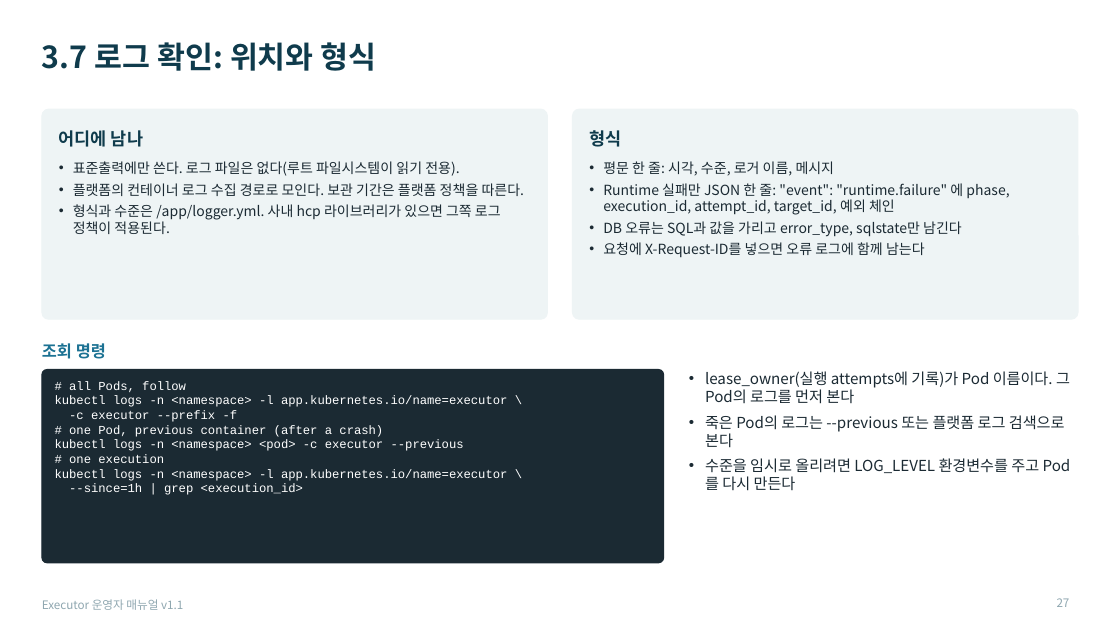
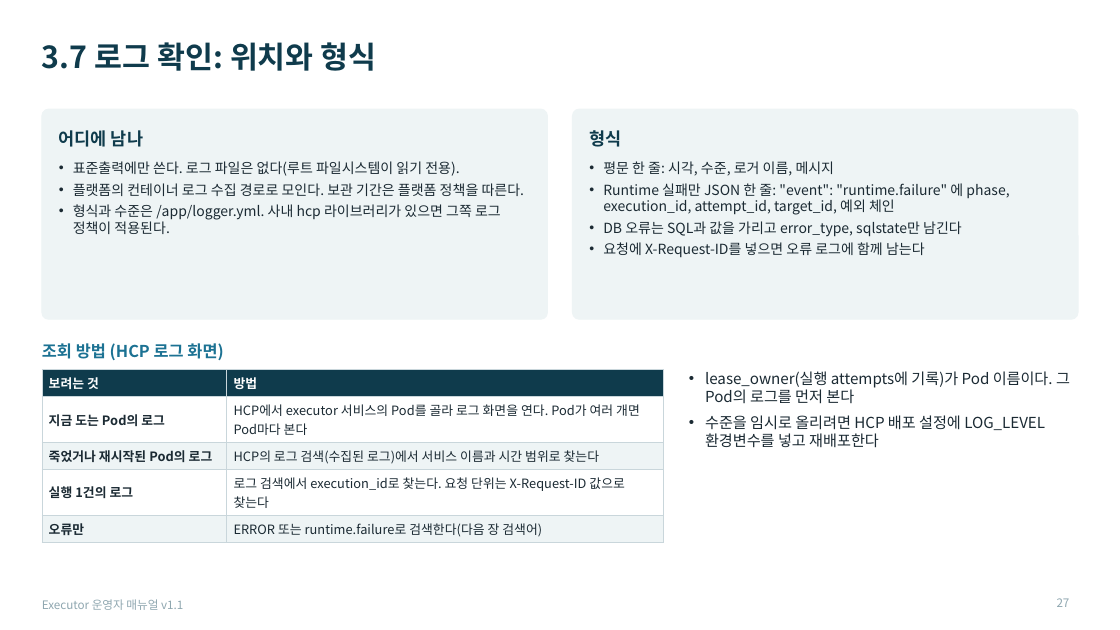
Before and after one commit to KimHwaJin/executor, a slide deck: slide 27 of docs/deliverables/08-운영자-매뉴얼.pptx. Drawn at 1120x630 pixels with LibreOffice and Linux fonts; fonts in the diff are those of the drawing. Boxes give left, top, right and bottom in pixels: in the first picture for what was removed or moved away, otherwise in the second. Text is boxed around its words. In the diff, an @@ line names an element or a change of style, - is before the commit and + after.

```diff
--- a/docs/deliverables/08-운영자-매뉴얼.pptx
+++ b/docs/deliverables/08-운영자-매뉴얼.pptx
@@ text at (42,343,223,360): text changed @@
-조회 명령
+조회 방법 (HCP 로그 화면)
@@ rounded rectangle removed at (42,370,664,563) @@
@@ table added at (42,370,664,541), 5 rows, 2 columns @@
+보려는 것 | 방법
+지금 도는 Pod의 로그 | HCP에서 executor 서비스의 Pod를 골라 로그 화면을 연다. Pod가 여러 개면 Pod마다 본다
+죽었거나 재시작된 Pod의 로그 | HCP의 로그 검색(수집된 로그)에서 서비스 이름과 시간 범위로 찾는다
+실행 1건의 로그 | 로그 검색에서 execution_id로 찾는다. 요청 단위는 X-Request-ID 값으로 찾는다
+오류만 | ERROR 또는 runtime.failure로 검색한다(다음 장 검색어)
@@ text removed at (55,381,507,495) @@
-# all Pods, follow
-kubectl logs -n <namespace> -l app.kubernetes.io/name=executor \
--c executor --prefix -f
-# one Pod, previous container (after a crash)
-kubectl logs -n <namespace> <pod> -c executor --previous
-# one execution
-kubectl logs -n <namespace> -l app.kubernetes.io/name=executor \
---since=1h | grep <execution_id>
@@ text at (705,415,1045,448): text changed @@
-• 죽은 Pod의 로그는 --previous 또는 플랫폼 로그 검색으로 본다
-• 수준을 임시로 올리려면 LOG_LEVEL 환경변수를 주고 Pod를 다시 만든다
+• 수준을 임시로 올리려면 HCP 배포 설정에 LOG_LEVEL 환경변수를 넣고 재배포한다
```
Also in this commit, not shown: 11 other slides changed, 3 other files.
